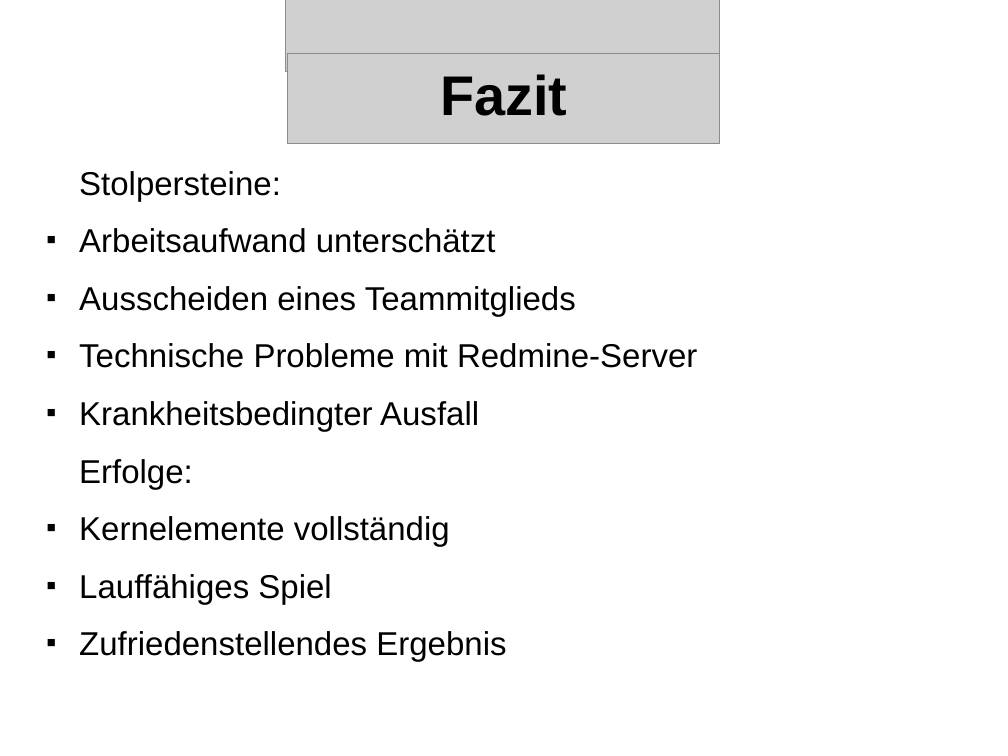
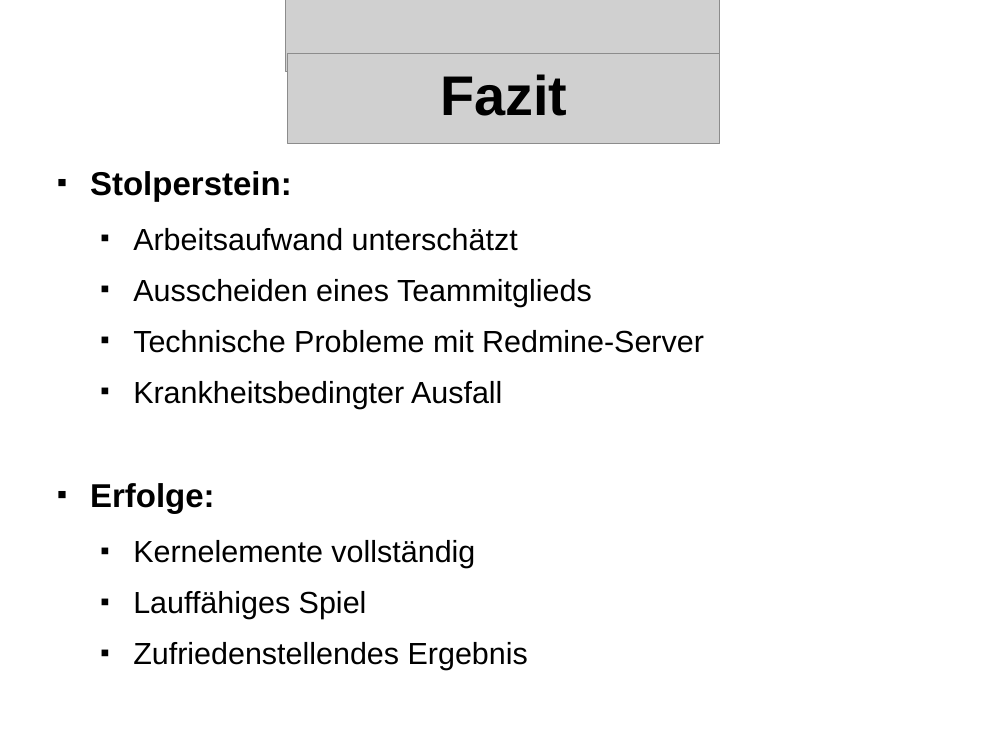
Before and after one commit to streber91/3D-Game-Project, a slide deck: slide 30 of Documents/Präsentationen/Underlord Abschlusspräsentation.odp (slide 28 before the commit). Drawn at 1008x756 pixels with LibreOffice and Linux fonts; fonts in the diff are those of the drawing; grey boxes stand for pictures; background and template pictures are left out. Boxes give left, top, right and bottom in pixels: in the first picture for what was removed or moved away, otherwise in the second. Text is boxed around its words. In the diff, an @@ line names an element or a change of style, - is before the commit and + after.

```diff
--- a/Documents/Präsentationen/Underlord Abschlusspräsentation.odp
+++ b/Documents/Präsentationen/Underlord Abschlusspräsentation.odp
@@ text "Stolperstein:": place and size @@
-text "Stolperstein:" at [79,171,697,662]
+text "Stolperstein:" at [90,171,704,670]
@@ text at [90,171,292,201]: text changed; bold on @@
-Stolpersteine:
+■ Stolperstein:
@@ text at [90,228,704,670]: size 26 to 24 pt in "Arbeitsaufwand unterschätzt", "Ausscheiden eines Teammitglieds", "Technische Probleme mit Redmine-Server", "Krankheitsbedingter Ausfall" and 3 more places; bold on in "Erfolge:"; list level 1 to 2 in "Arbeitsaufwand unterschätzt"; list level 1 to 2 in "Ausscheiden eines Teammitglieds"; list level 1 to 2 in "Technische Probleme mit Redmine-Server"; list level 1 to 2 in "Krankheitsbedingter Ausfall"; bullet none to ■; list level 1 to 2 in "Kernelemente vollständig"; list level 1 to 2 in "Lauffähiges Spiel"; list level 1 to 2 in "Zufriedenstellendes Ergebnis" @@
```
Also in this commit, not shown: 4 other slides changed, 2 slides added.
